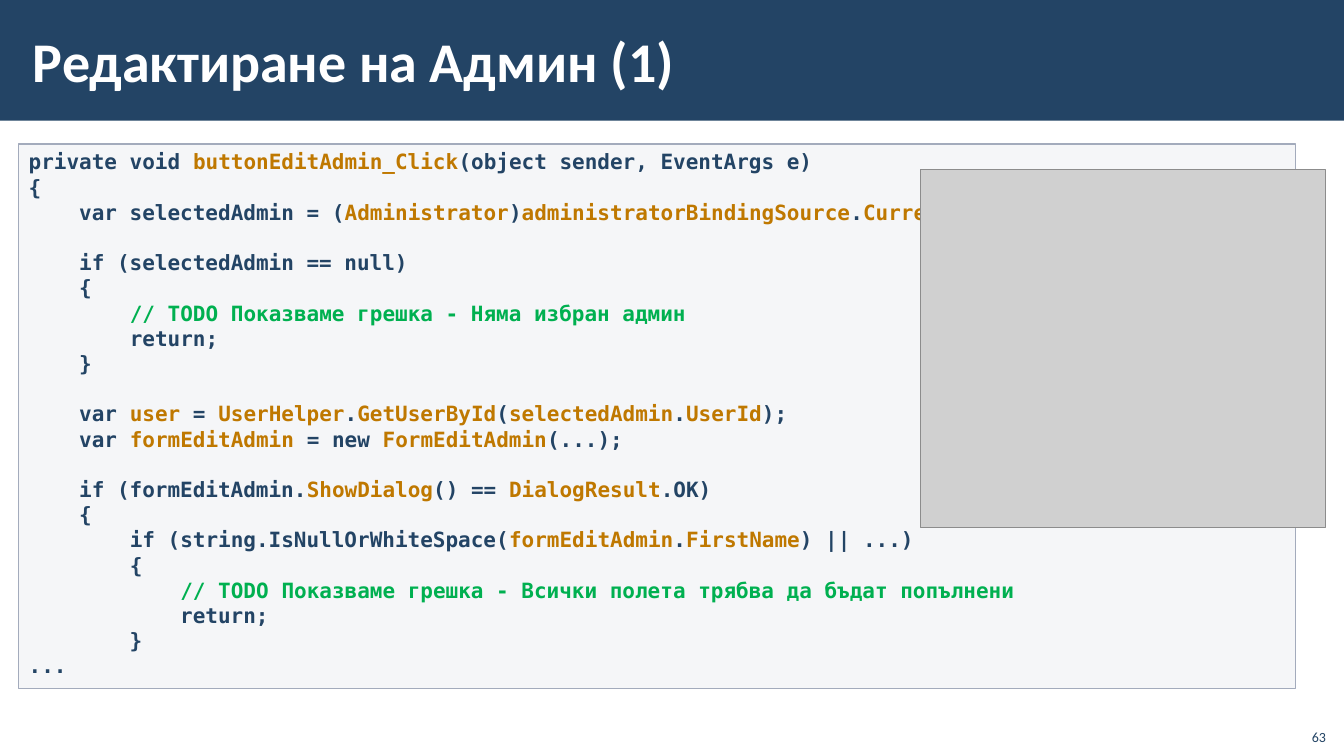
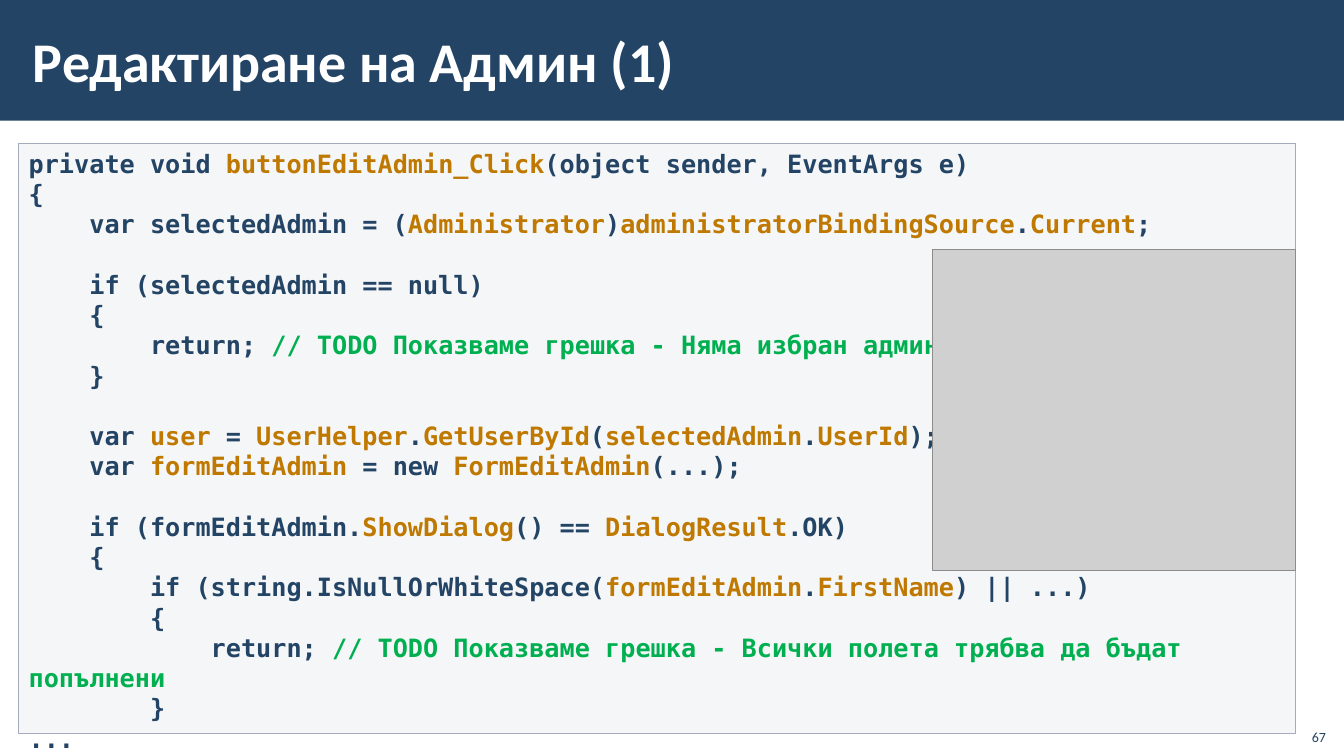
Before and after one commit to BG-IT-Edu/School-Programming, a slide deck: slide 67 of Courses/Software-Sciences/Module-4-Information-Systems-New/12-Implementation-of-Information-System/12-Implementation-of-Information-System-Third-Part.pptx (slide 63 before the commit). Drawn at 1344x756 pixels with LibreOffice and Linux fonts; fonts in the diff are those of the drawing; grey boxes stand for pictures; background and template pictures are left out. Boxes give left, top, right and bottom in pixels: in the first picture for what was removed or moved away, otherwise in the second. Text is boxed around its words. In the diff, an @@ line names an element or a change of style, - is before the commit and + after.

```diff
--- a/Courses/Software-Sciences/Module-4-Information-Systems-New/12-Implementation-of-Information-System/12-Implementation-of-Information-System-Third-Part.pptx
+++ b/Courses/Software-Sciences/Module-4-Information-Systems-New/12-Implementation-of-Information-System/12-Implementation-of-Information-System-Third-Part.pptx
@@ rectangle "private void buttonEditAdmin_Click(object sender, EventArgs ...": place and size @@
-rectangle "private void buttonEditAdmin_Click(object sender, EventArgs ..." at (19, 144, 1297, 689)
+rectangle "private void buttonEditAdmin_Click(object sender, EventArgs ..." at (19, 143, 1297, 734)
@@ text in rectangle at (29, 152, 1152, 602): size 15 to 18 pt in "private void buttonEditAdmin_Click(object sender, EventArgs  ...", "{", "var selectedAdmin = (Administrator)administratorBindingSourc ...", "if (selectedAdmin == null)" and 10 more places @@
@@ picture: place and size @@
-picture at (921, 169, 1326, 527)
+picture at (933, 249, 1296, 571)
@@ text in rectangle at (150, 334, 939, 361): text changed; size 15 to 18 pt @@
-// TODO Показваме грешка - Няма избран админ
-return;
+return; // TODO Показваме грешка - Няма избран админ
@@ text in rectangle at (29, 637, 1182, 688): text changed; size 15 to 18 pt @@
-// TODO Показваме грешка - Всички полета трябва да бъдат попълнени
-return;
+return; // TODO Показваме грешка - Всички полета трябва да бъдат попълнени
@@ page number at (1312, 732, 1326, 742): text changed @@
-63
+67
```
Also in this commit, not shown: 39 other slides changed, 5 slides added.
